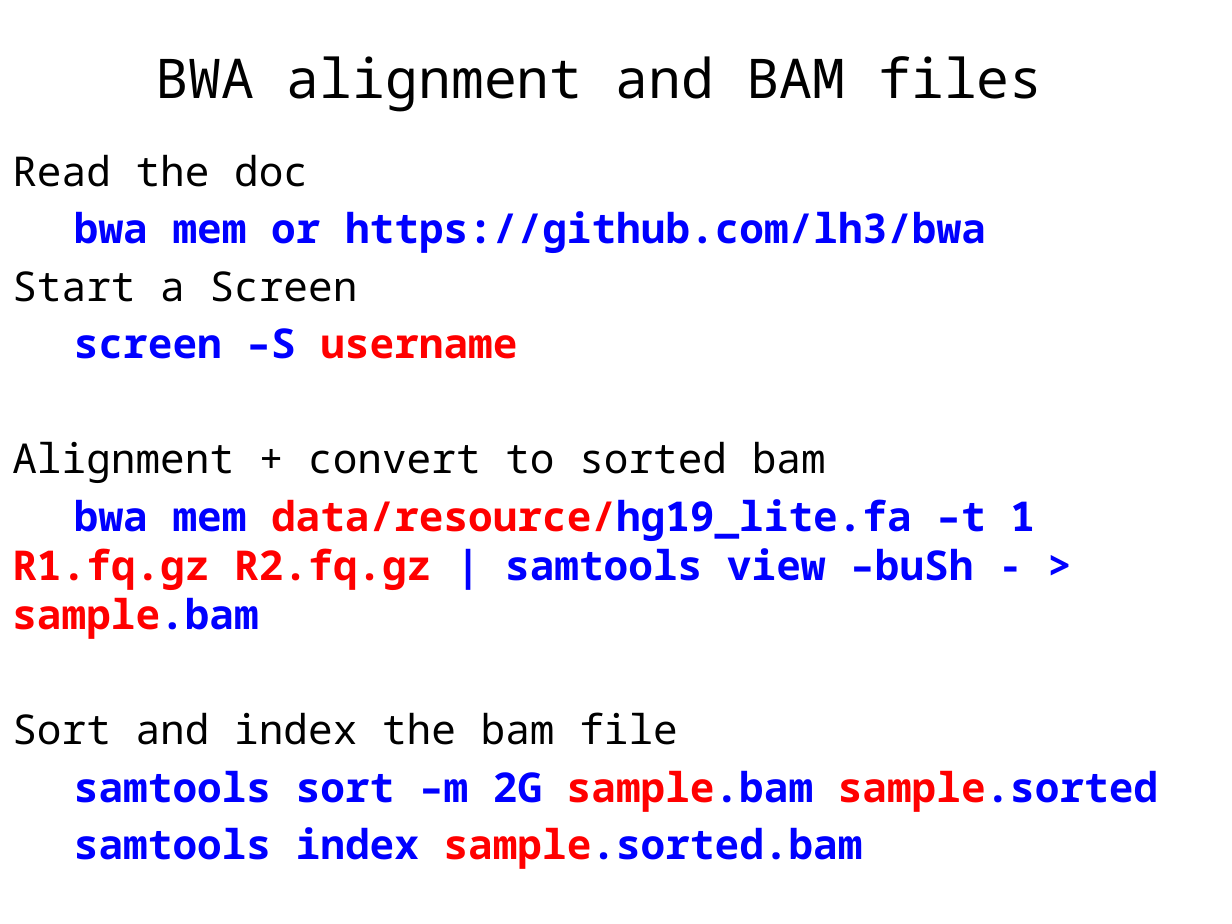
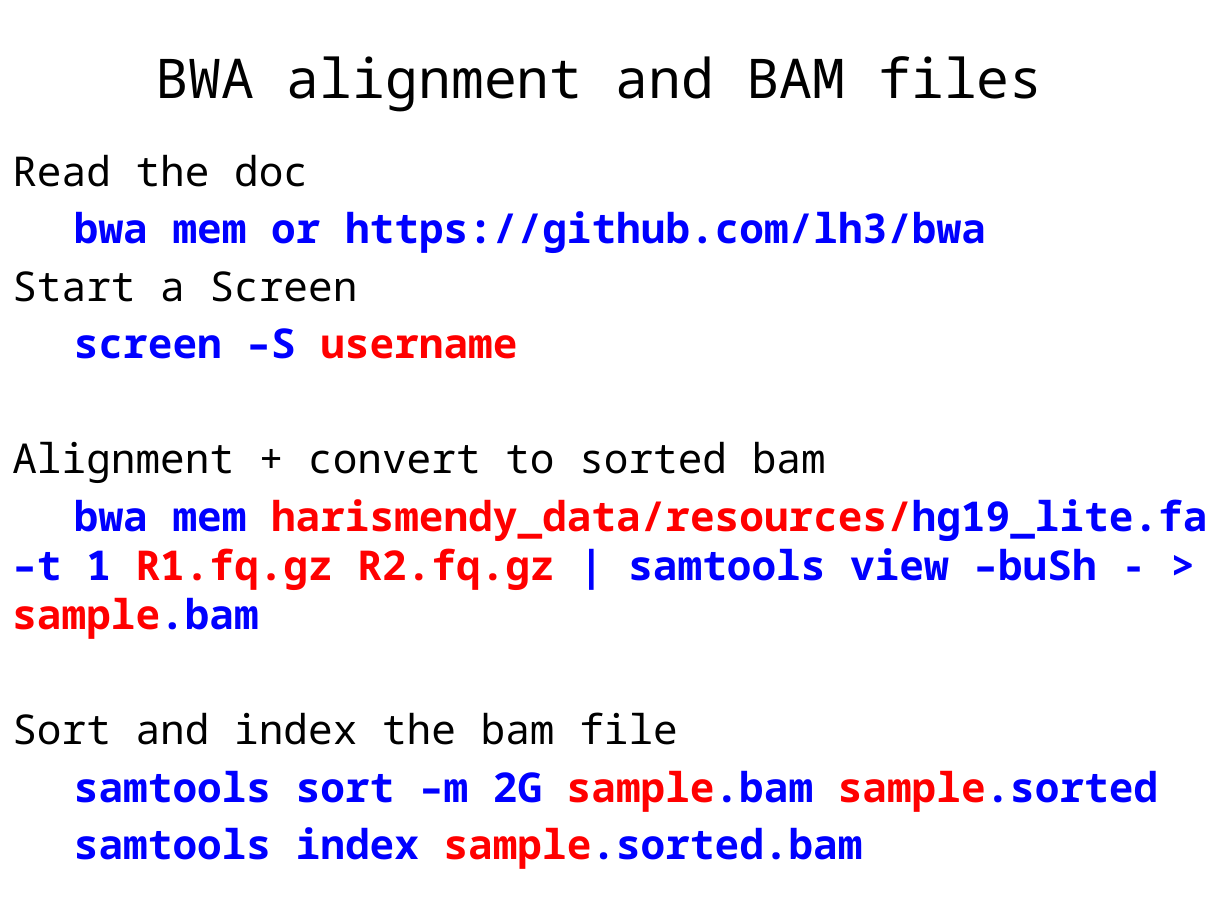
Before and after one commit to biom262/biom262-2016, a slide deck: slide 5 of weeks/week06/Practise_Day1.pptx. Drawn at 1232x924 pixels with LibreOffice and Linux fonts; fonts in the diff are those of the drawing. Boxes give left, top, right and bottom in pixels: in the first picture for what was removed or moved away, otherwise in the second. Text is boxed around its words. In the diff, an @@ line names an element or a change of style, - is before the commit and + after.

```diff
--- a/weeks/week06/Practise_Day1.pptx
+++ b/weeks/week06/Practise_Day1.pptx
@@ text at [12, 499, 1207, 639]: text changed; text colour #0000FF to #FF0000 @@
-bwa mem data/resource/hg19_lite.fa –t 1 R1.fq.gz R2.fq.gz | samtools view –buSh - > sample.bam
+bwa mem harismendy_data/resources/hg19_lite.fa –t 1 R1.fq.gz R2.fq.gz | samtools view –buSh - > sample.bam
```
Also in this commit, not shown: 8 other slides changed.
